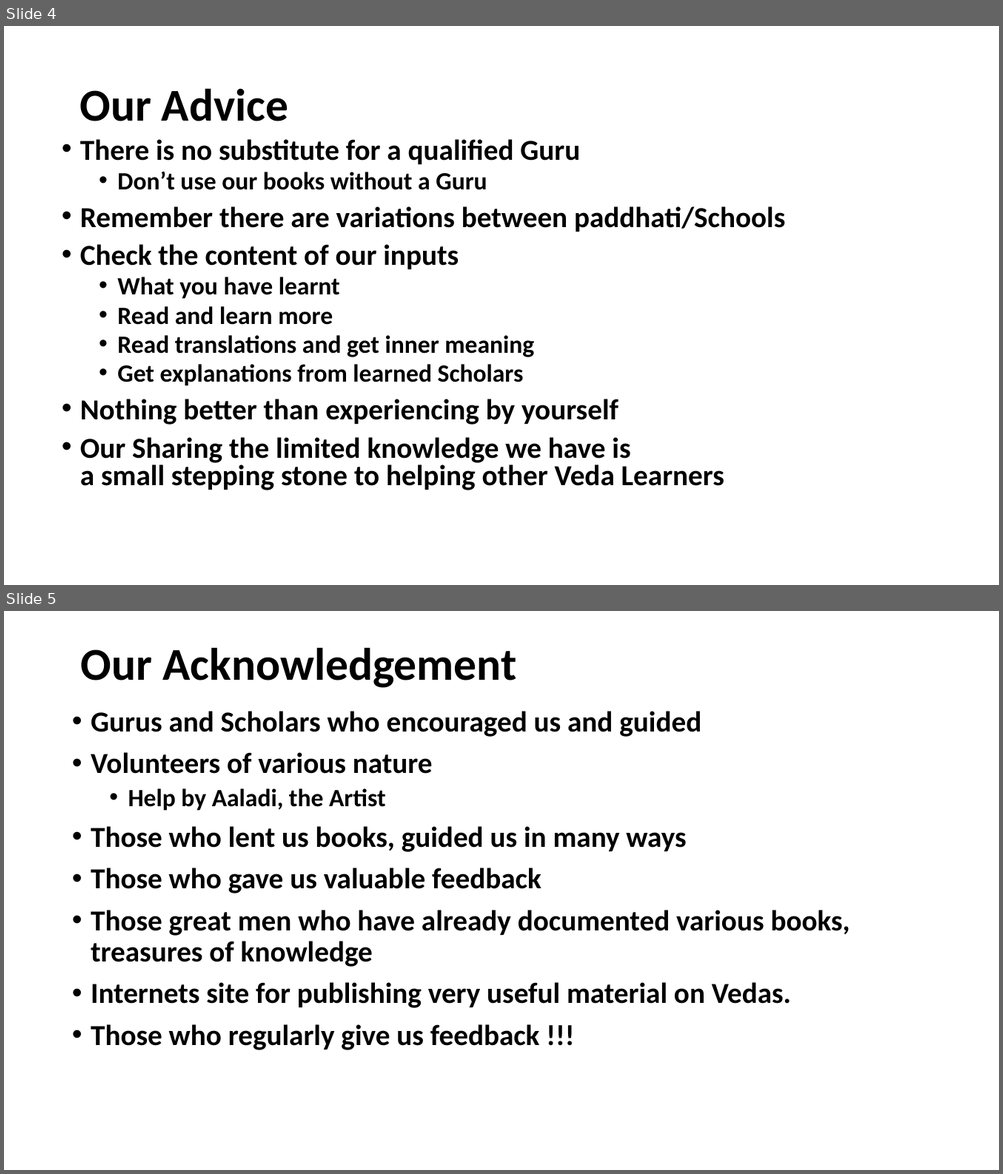
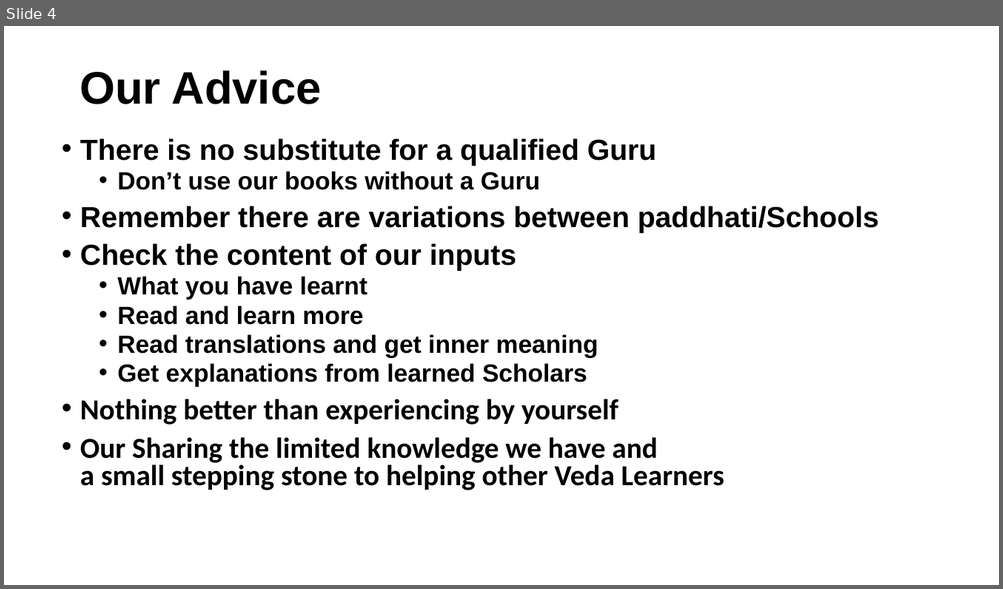
Before and after one commit to KYVeda/texts, a slide deck: Veda Lectures/Veda VMS Lectures Intro.pptx. Shown one above the other, each under a label of ours: slides 4 and 5 before the commit, slide 4 after it. The pictures are 1003x1174 and 1003x589 pixels, drawn with LibreOffice and Linux fonts; fonts in the diff are those of the drawing. Boxes give left, top, right and bottom in pixels: in the first picture for what was removed or moved away, otherwise in the second. Text is boxed around its words. In the diff, an @@ line names an element or a change of style, - is before the commit and + after.

Commit message:
TS 4.5 Template and other padam,kramam corr 28/01/2021

```diff
--- a/Veda Lectures/Veda VMS Lectures Intro.pptx
+++ b/Veda Lectures/Veda VMS Lectures Intro.pptx
@@ slide 5 removed at (4,611,999,1170), background #FFFFFF @@
@@ title removed at (81,647,516,688) @@
-Our Acknowledgement
@@ text removed at (91,711,850,1051) @@
-• Gurus and Scholars who encouraged us and guided
-• Volunteers of various nature
-  • Help by Aaladi, the Artist
-• Those who lent us books, guided us in many ways
-• Those who gave us valuable feedback
-• Those great men who have already documented various books, treasures of knowledge
-• Internets site for publishing very useful material on Vedas.
-• Those who regularly give us feedback !!!
@@ slide 4 changed as well @@
@@ title "Our Advice" at (79,70,321,104): font Calibri to Arial @@
@@ text at (80,138,879,387): font Calibri to Arial in "There is no substitute for a qualified ...", "Don’t use our books without a Guru", "Remember there are variations between paddhati/Schools", "Check the content of our inputs" and 4 more places @@
@@ text at (80,437,724,491): text changed @@
-• Our Sharing the limited knowledge we have is
-  a small stepping stone to helping other Veda Learners
+• Our Sharing the limited knowledge we have and
+  a small stepping stone to helping other Veda Learners
```
Also in this commit, not shown: 5 other slides changed, 1 slide added, 2 other slides removed, 8 other files.
